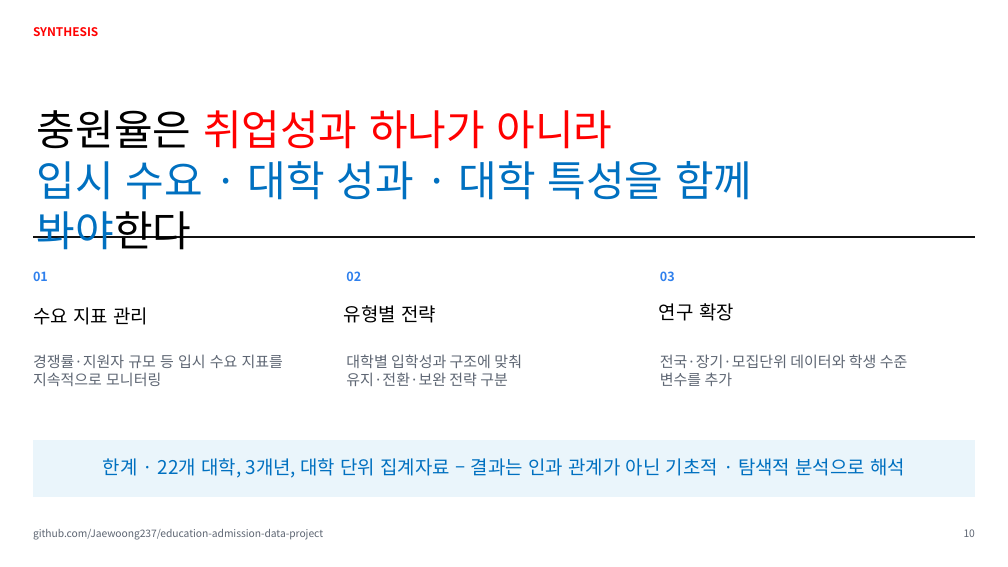
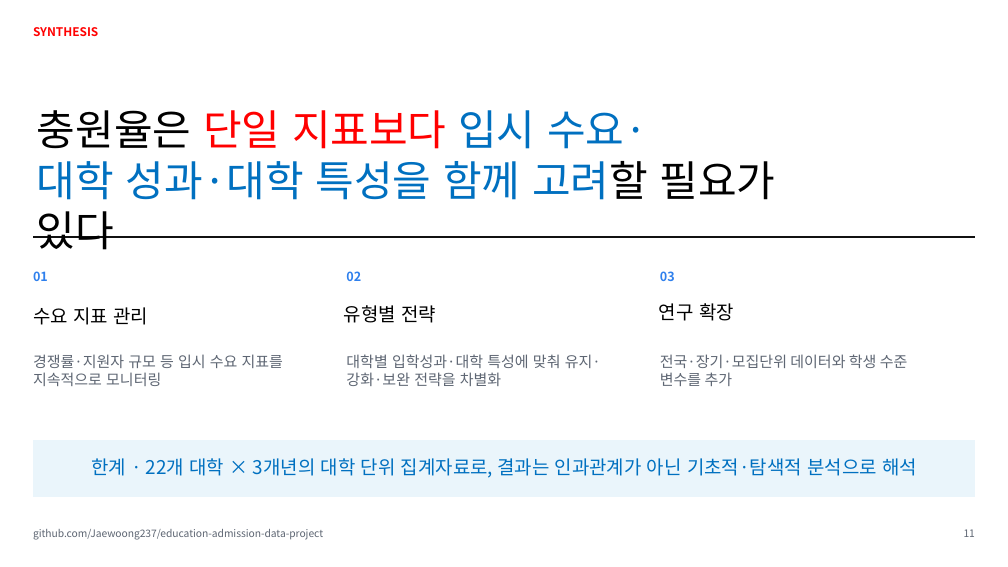
Before and after one commit to Jaewoong237/education-admission-data-project, a slide deck: slide 11 of reports/presentation/education_admission_project_presentation_final.pptx (slide 10 before the commit). Drawn at 1008x567 pixels with LibreOffice and Linux fonts; fonts in the diff are those of the drawing. Boxes give left, top, right and bottom in pixels: in the first picture for what was removed or moved away, otherwise in the second. Text is boxed around its words. In the diff, an @@ line names an element or a change of style, - is before the commit and + after.

```diff
--- a/reports/presentation/education_admission_project_presentation_final.pptx
+++ b/reports/presentation/education_admission_project_presentation_final.pptx
@@ text at box(37, 110, 776, 200): text changed @@
-충원율은 취업성과 하나가 아니라
-입시 수요 · 대학 성과 · 대학 특성을 함께 봐야한다
+충원율은 단일 지표보다 입시 수요·
+대학 성과·대학 특성을 함께 고려할 필요가 있다
@@ text at box(346, 354, 601, 386): text changed @@
-대학별 입학성과 구조에 맞춰
-유지·전환·보완 전략 구분
+대학별 입학성과·대학 특성에 맞춰 유지·강화·보완 전략을 차별화
@@ text at box(91, 458, 917, 478): text changed @@
-한계 · 22개 대학, 3개년, 대학 단위 집계자료 – 결과는 인과 관계가 아닌 기초적 · 탐색적 분석으로 해석
+한계 · 22개 대학 × 3개년의 대학 단위 집계자료로, 결과는 인과관계가 아닌 기초적·탐색적 분석으로 해석
@@ text at box(964, 529, 975, 537): text changed @@
-10
+11
```
Also in this commit, not shown: 7 other slides changed, 1 slide added, 11 other files.
